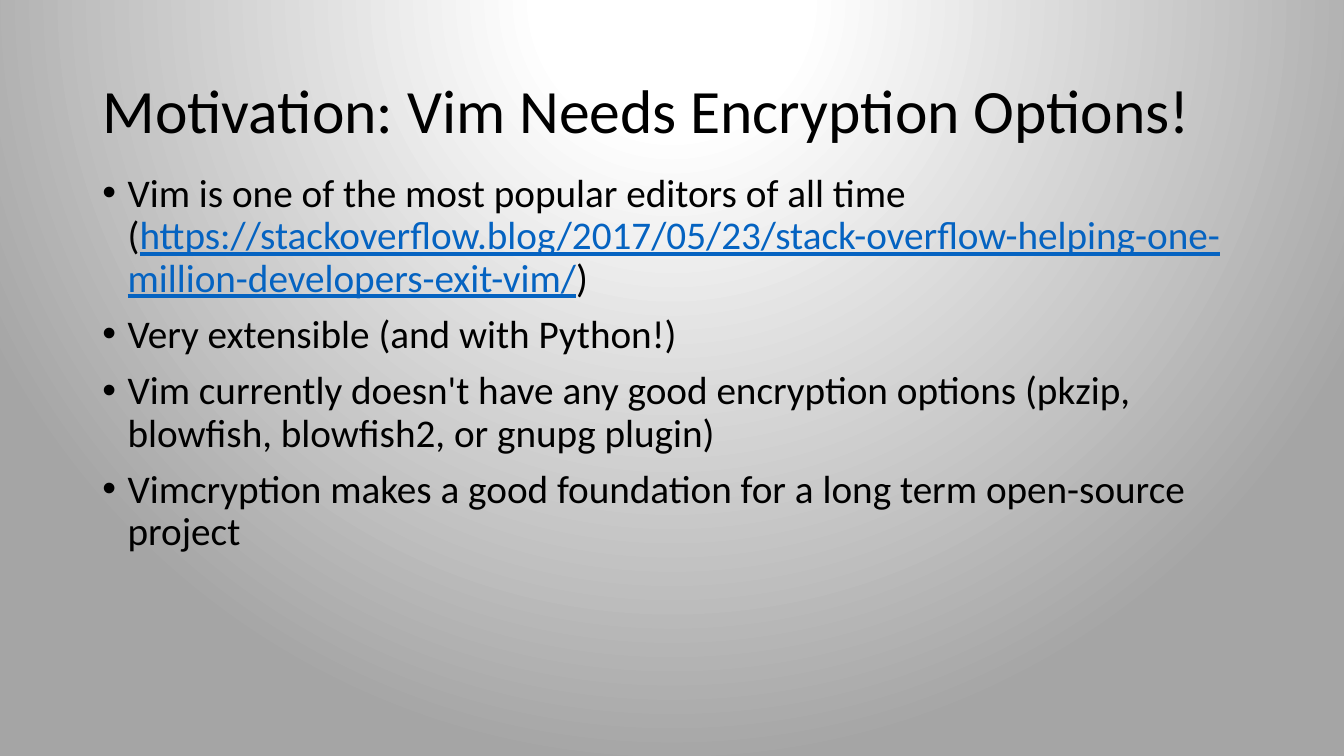
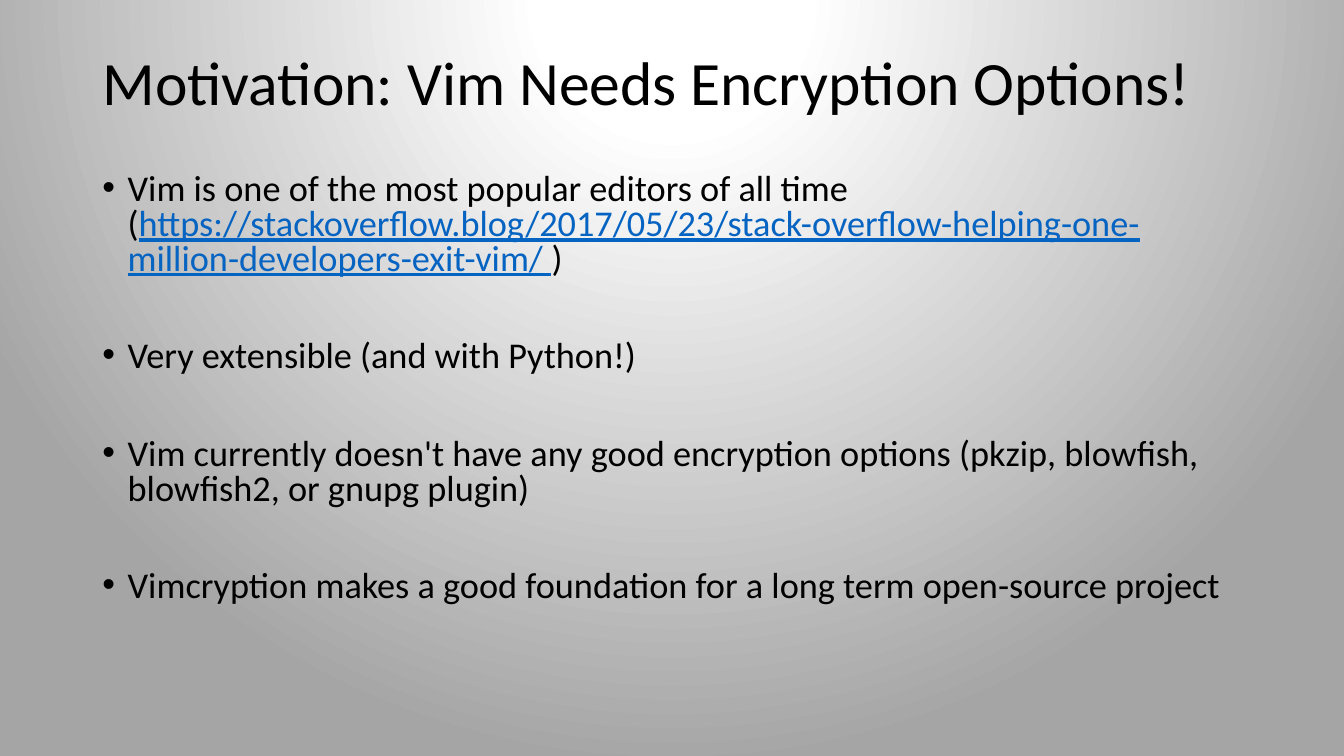
Before and after one commit to manistal/vimcryption, a slide deck: slide 2 of doc/final/FinalPresentation_Vimcryption.pptx. Drawn at 1344x756 pixels with LibreOffice and Linux fonts; fonts in the diff are those of the drawing. Boxes give left, top, right and bottom in pixels: in the first picture for what was removed or moved away, otherwise in the second. Text is boxed around its words. In the diff, an @@ line names an element or a change of style, - is before the commit and + after.

Commit message:
Messed around with some formatting, updated some slides that show the bridge between vim and the engines

```diff
--- a/doc/final/FinalPresentation_Vimcryption.pptx
+++ b/doc/final/FinalPresentation_Vimcryption.pptx
@@ title "Motivation: Vim Needs Encryption Options!": place and size @@
-title "Motivation: Vim Needs Encryption Options!" at (102,90,1190,143)
+title "Motivation: Vim Needs Encryption Options!" at (102,62,1190,115)
@@ text at (128,175,1140,277): text changed; size 28 to 25.9 pt @@
-• Vim is one of the most popular editors of all time (https://stackoverflow.blog/2017/05/23/stack-overflow-helping-one-million-developers-exit-vim/)
+• Vim is one of the most popular editors of all time (https://stackoverflow.blog/2017/05/23/stack-overflow-helping-one-million-developers-exit-vim/ )
@@ text at (128,341,1219,605): size 28 to 25.9 pt in "Very extensible (and with Python!)", "Vim currently doesn't have any good encryption ...", "Vimcryption makes a good foundation for a ..."; line spacing 0.9 to 0.8 @@
```
Also in this commit, not shown: 5 other slides changed.
